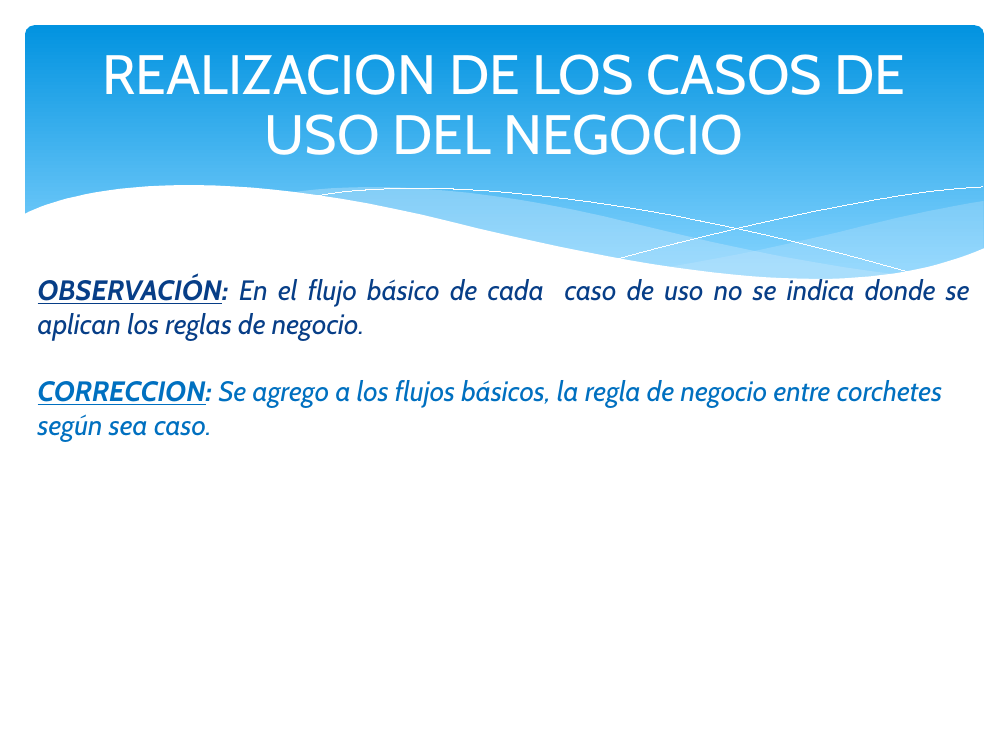
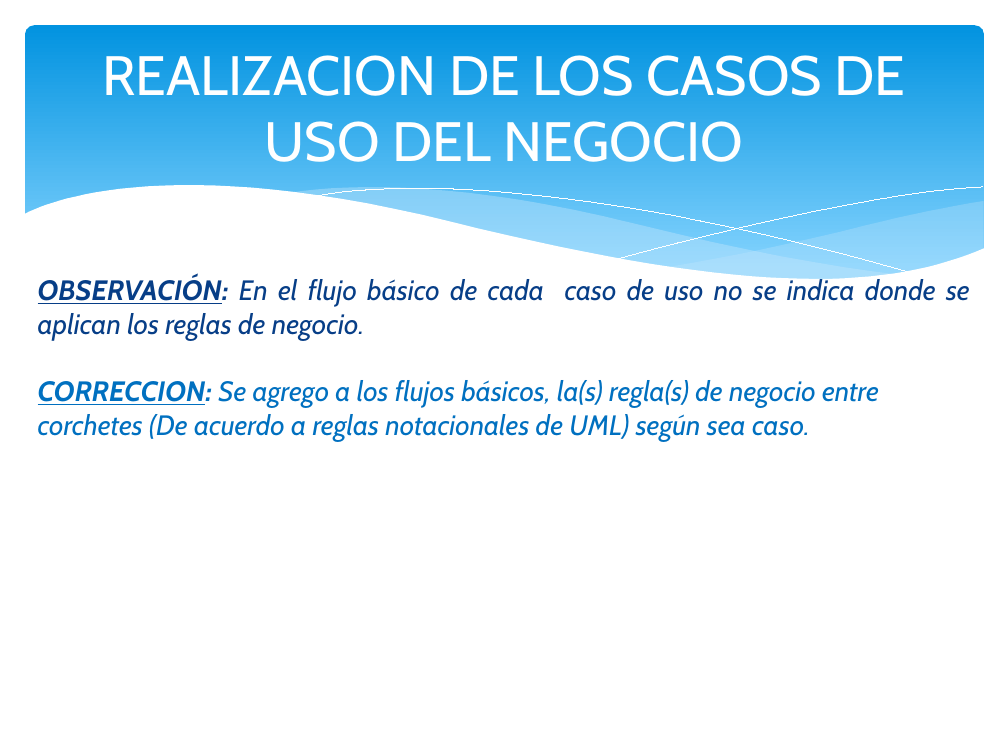
Before and after one commit to orlysemperfi/tp2-contratos-clientes, a slide deck: slide 7 of ITERACION 3/SUB ITERACION 1/PPT SUB-ITERACION I v2.0.pptx. Drawn at 1008x756 pixels with LibreOffice and Linux fonts; fonts in the diff are those of the drawing. Boxes give left, top, right and bottom in pixels: in the first picture for what was removed or moved away, otherwise in the second. Text is boxed around its words. In the diff, an @@ line names an element or a change of style, - is before the commit and + after.

```diff
--- a/ITERACION 3/SUB ITERACION 1/PPT SUB-ITERACION I v2.0.pptx
+++ b/ITERACION 3/SUB ITERACION 1/PPT SUB-ITERACION I v2.0.pptx
@@ text "REALIZACION DE LOS CASOS DE ..." at [102,55,905,162]: line spacing 0.9 to 1 @@
@@ text at [38,380,879,441]: text changed @@
-CORRECCION: Se agrego a los flujos básicos, la regla de negocio entre corchetes según sea caso.
+CORRECCION: Se agrego a los flujos básicos, la(s) regla(s) de negocio entre corchetes (De acuerdo a reglas notacionales de UML) según sea caso.
```
Also in this commit, not shown: 2 other slides changed.
